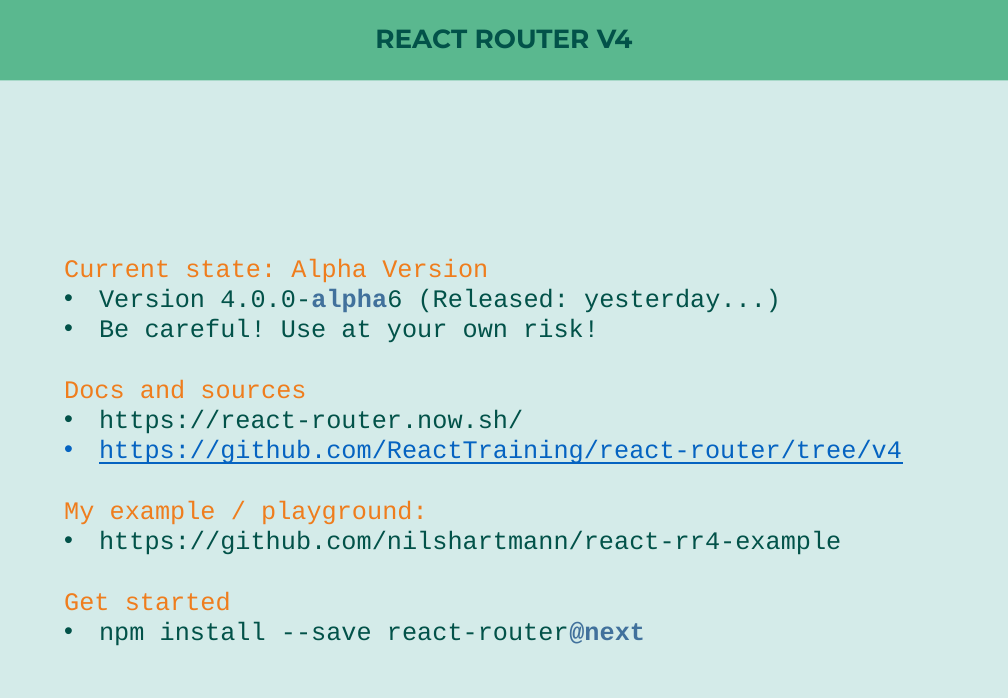
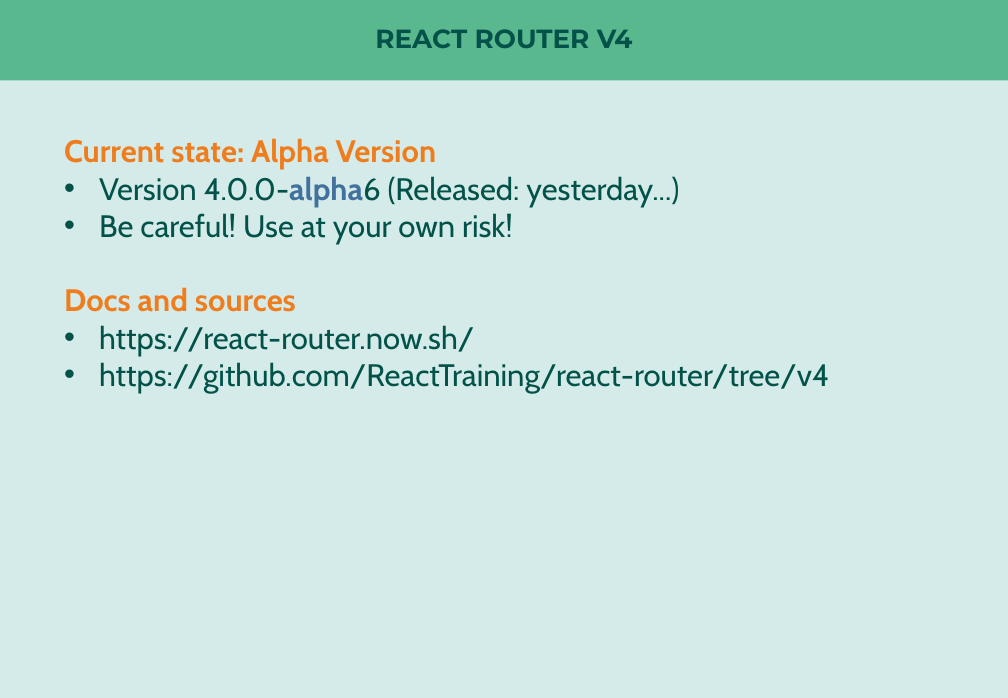
Before and after one commit to nilshartmann/react-rr4-example, a slide deck: slide 7 of react-router-meetup.pptx (slide 2 before the commit). Drawn at 1008x698 pixels with LibreOffice and Linux fonts; fonts in the diff are those of the drawing. Boxes give left, top, right and bottom in pixels: in the first picture for what was removed or moved away, otherwise in the second. Text is boxed around its words. In the diff, an @@ line names an element or a change of style, - is before the commit and + after.

```diff
--- a/react-router-meetup.pptx
+++ b/react-router-meetup.pptx
@@ text "Current state: Alpha Version": place and size @@
-text "Current state: Alpha Version" at bbox=[64, 258, 902, 646]
+text "Current state: Alpha Version" at bbox=[64, 138, 829, 393]
@@ text "Current state: Alpha Version" at bbox=[64, 138, 829, 393]: size 19.5 to 24 pt, font Courier New to Cabin; bold on in "Current state: Alpha Version", "Docs and sources"; text colour #0563C1 to #025249, underline off in "https://github.com/ReactTraining/react-router/tree/v4" @@
@@ text at bbox=[64, 500, 841, 646]: paragraphs removed @@
-My example / playground:
-• https://github.com/nilshartmann/react-rr4-example
-Get started
-• npm install --save react-router@next
```
Also in this commit, not shown: 5 other slides changed, 7 slides added, 1 slide removed.
